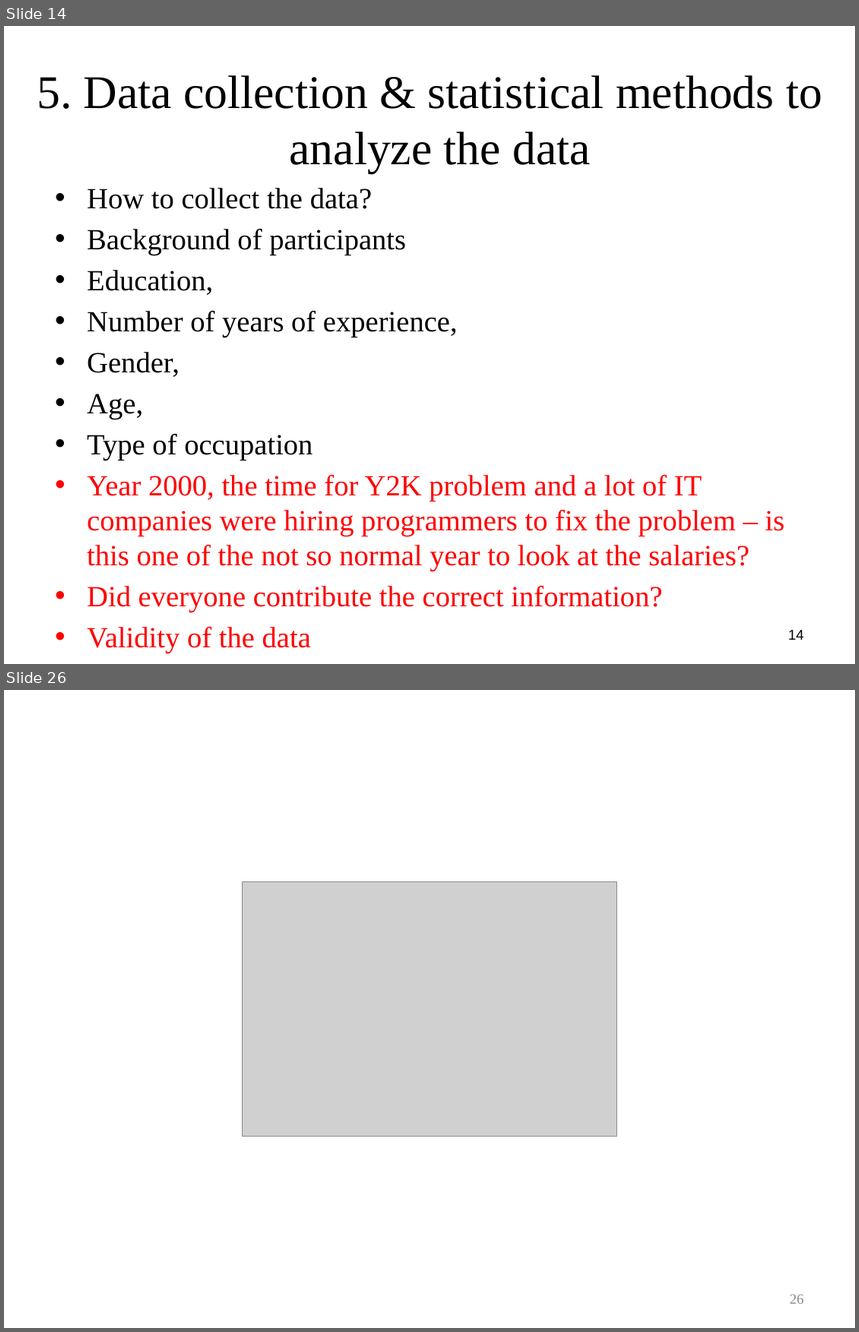
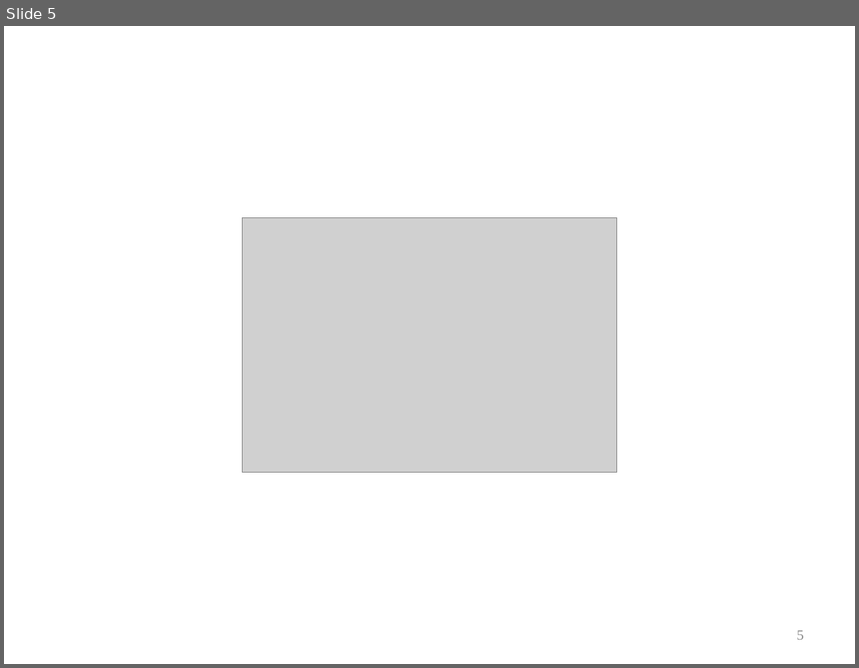
Before and after one commit to coursephd/Statistics_class, a slide deck: Day_2_Why statistics.pptx. Shown one above the other, each under a label of ours: slides 14 and 26 before the commit, slide 5 after it; the slides between them are not shown. The pictures are 859x1332 and 859x668 pixels, drawn with LibreOffice and Linux fonts; fonts in the diff are those of the drawing; grey boxes stand for pictures; background and template pictures are left out. Boxes give left, top, right and bottom in pixels: in the first picture for what was removed or moved away, otherwise in the second. Text is boxed around its words. In the diff, an @@ line names an element or a change of style, - is before the commit and + after.

```diff
--- a/Day_2_Why statistics.pptx
+++ b/Day_2_Why statistics.pptx
@@ slide 14 removed at (4,26,855,664), background #FFFFFF @@
@@ title removed at (37,75,823,173) @@
-5. Data collection & statistical methods to analyze the data
@@ text removed at (87,188,785,613) @@
-• How to collect the data?
-• Background of participants
-• Education,
-• Number of years of experience,
-• Gender,
-• Age,
-• Type of occupation
-• Year 2000, the time for Y2K problem and a lot of IT companies were hiring programmers to fix the problem – is this one of the not so normal year to look at the salaries?
-• Did everyone contribute the correct information?
-• Validity of the data
@@ page number removed at (788,630,804,640) @@
-14
@@ what was slide 26 is now slide 5 @@
@@ page number at (797,631,804,640): text changed @@
-26
+5
```
Also in this commit, not shown: 5 slides changed, 30 slides added, 20 other slides removed, 12 other files.
